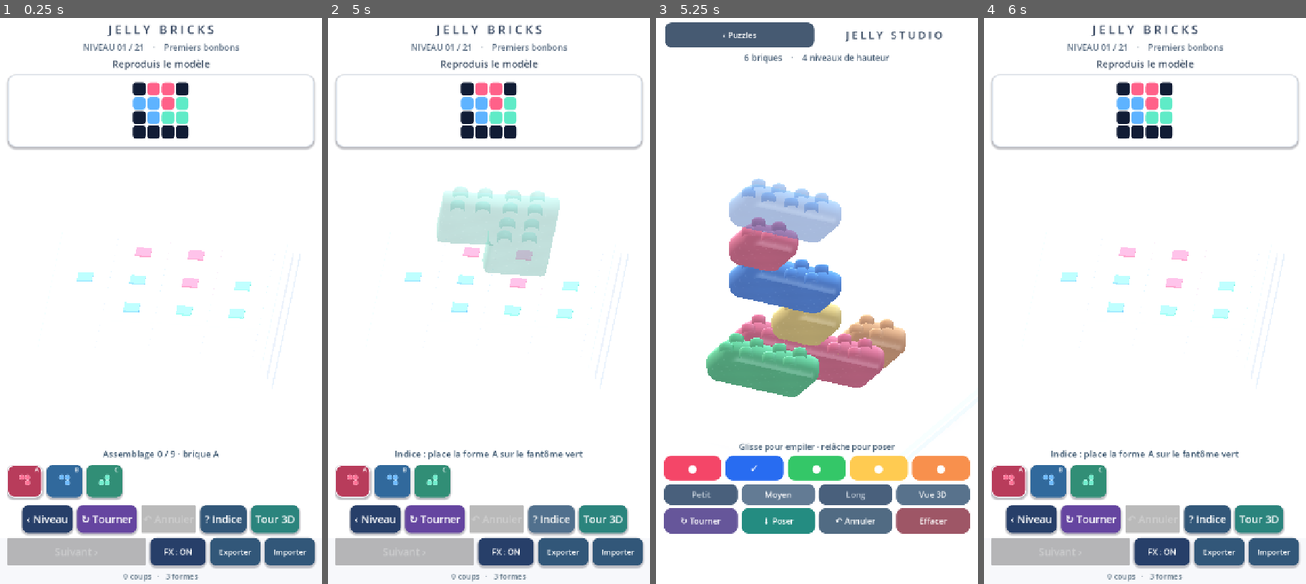
Above: before the commit, frames 1-4 (left to right).
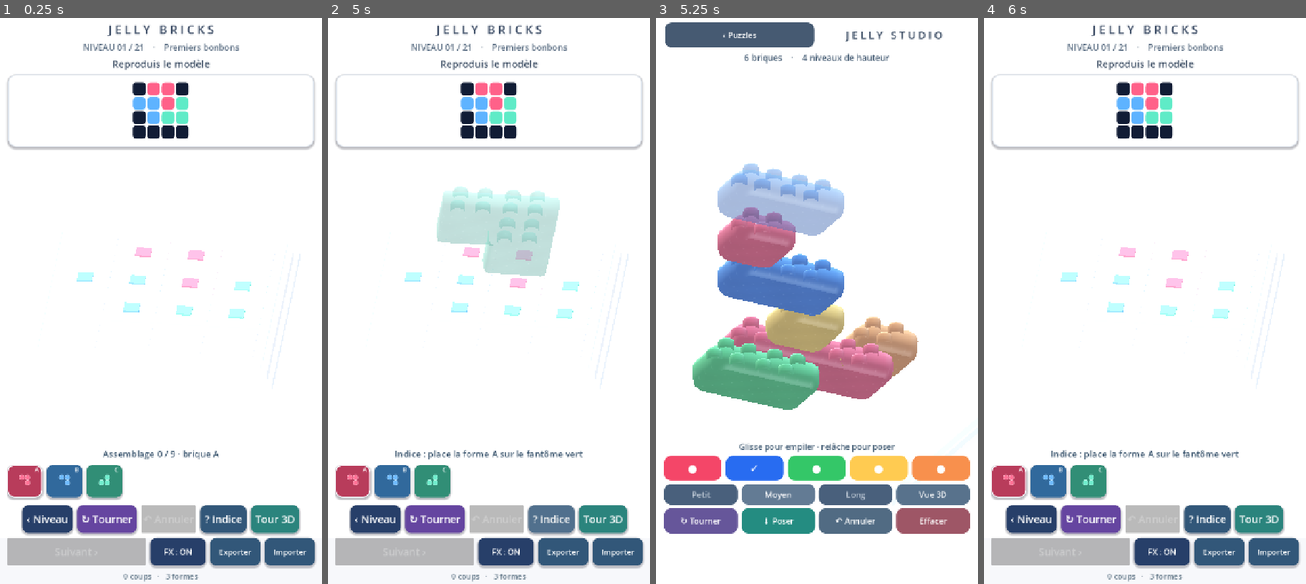
Above: after the commit, the same moments.

Repository: dbrckk/Jelly-bricks
Game: Godot game, scene res://scenes/main.tscn
The game is run twice, just before and just after one commit, with the same random seed, the same clock (stepped at 60 frames per second) and the same inputs.
Inputs (mouse positions are in pixels of both pictures, inside the frame that each line leads up to):
- Up to frame 1 (0.25 s): no input
- Up to frame 2 (5 s): click (353, 482) at 0.52 s; click (392, 482) at 1.27 s; click (431, 482) at 2.02 s; click "‹ Niveau" at 2.75 s; click "↻ Tourner" at 3.5 s; click "? Indice" at 4.25 s
- Up to frame 3 (5.25 s): click "Tour 3D" at 5 s
- Up to frame 4 (6 s): click "‹ Puzzles" at 5.75 s

Frames 1-2 are identical in both runs. In frame 3, 8.7% of the frame differs, in the area x 11-82%, y 25-70%; in frame 4, nothing differs.

Commit message:
render(native): bring molded candy sculpture closer in portrait without clipping tall towers

Diff:
--- a/native-godot/scripts/stack_mode.gd
+++ b/native-godot/scripts/stack_mode.gd
@@ -280,8 +280,10 @@
     var target_height: float = maxf(1.6, stack_height * .44)
     host.camera.position = presets[camera_mode] + Vector3(
         0.0, target_height - 1.6, 0.0)
-    host.camera.size = maxf(11.8 if camera_mode != 2 else 12.5,
-        stack_height * 1.48 + 6.0)
+    # A closer editorial product shot for the starter sculpture while
+    # automatically zooming out for tall nine-layer towers.
+    host.camera.size = maxf(10.45 if camera_mode != 2 else 11.20,
+        stack_height * 1.48 + 5.20)
     host.camera.look_at(Vector3(0.0, target_height, 0.0))
     if camera_button != null:
         camera_button.text = ["Vue 3D", "Vue côté", "Vue dessus"][camera_mode]
